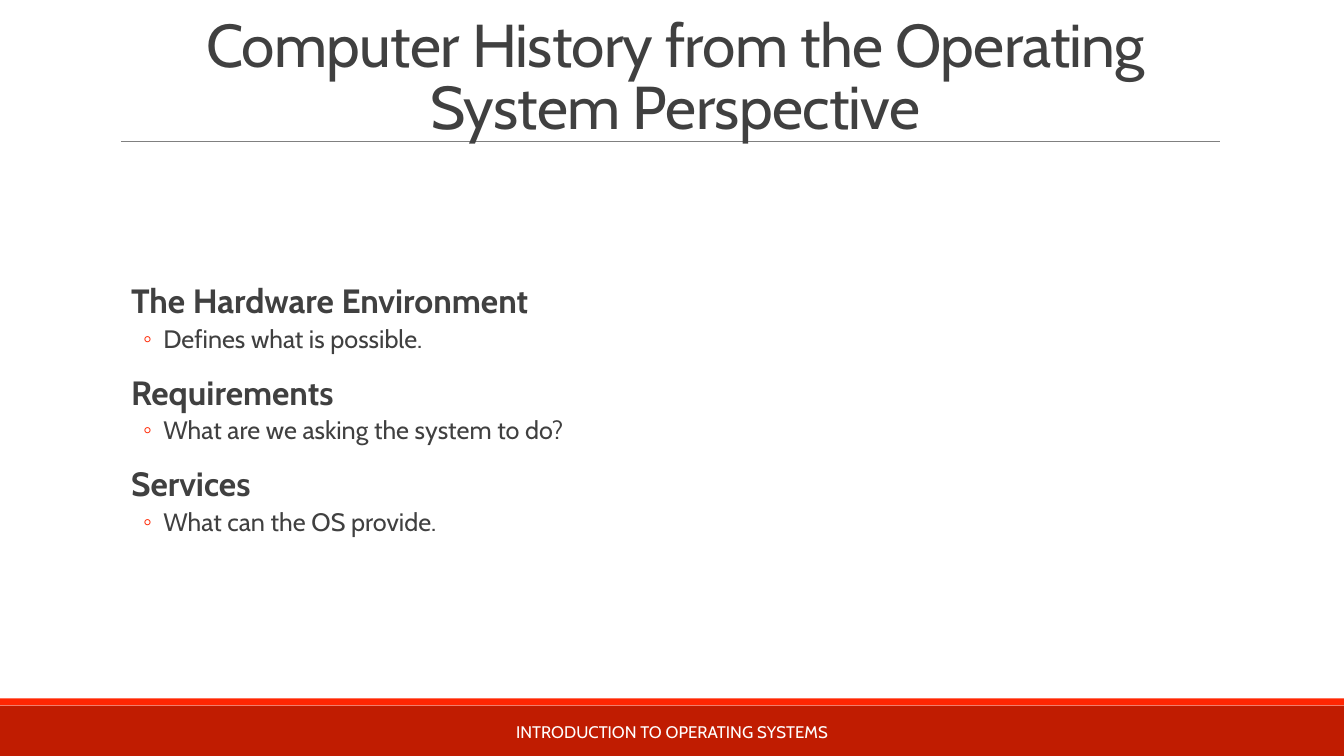
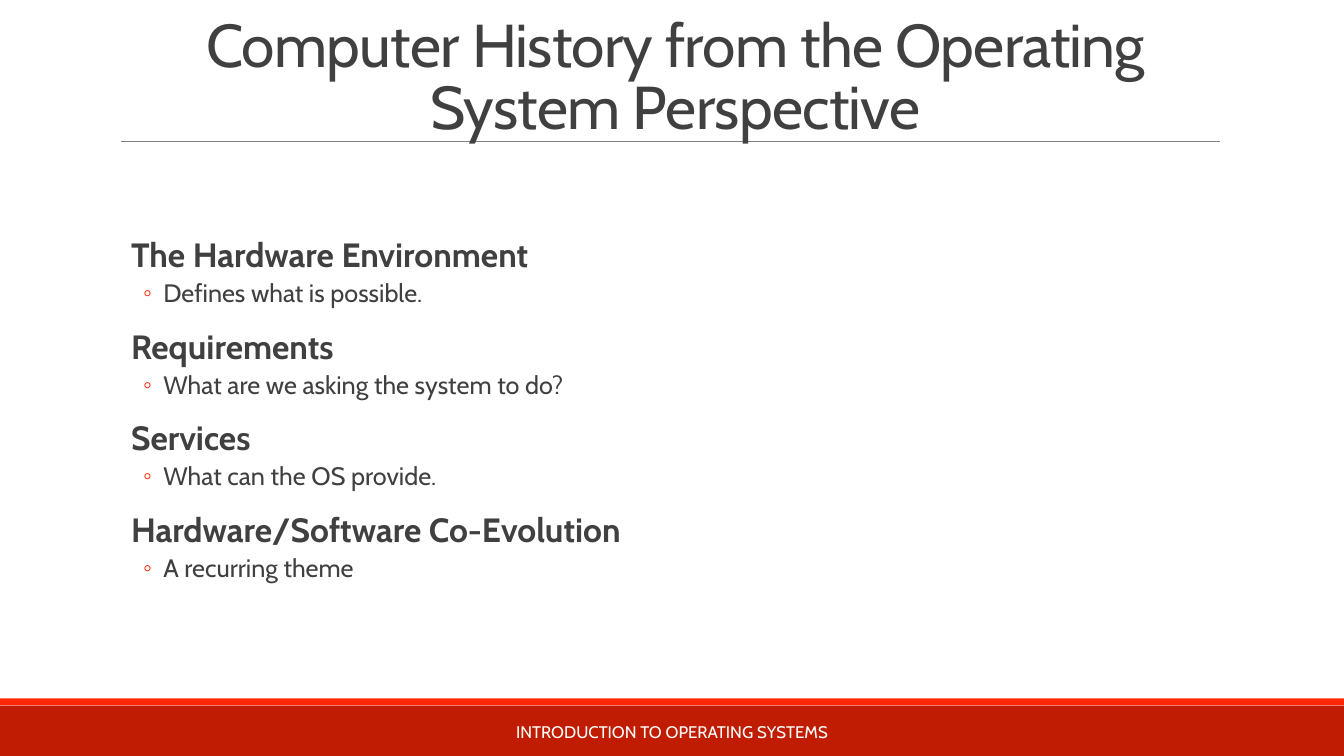
Before and after one commit to teachbsd/course, a slide deck: slide 30 of undergraduate/lectures/introduction.pptx (slide 29 before the commit). Drawn at 1344x756 pixels with LibreOffice and Linux fonts; fonts in the diff are those of the drawing; background and template pictures are left out. Boxes give left, top, right and bottom in pixels: in the first picture for what was removed or moved away, otherwise in the second. Text is boxed around its words. In the diff, an @@ line names an element or a change of style, - is before the commit and + after.

```diff
--- a/undergraduate/lectures/introduction.pptx
+++ b/undergraduate/lectures/introduction.pptx
@@ text at (131,517,621,583): paragraphs added @@
+  Hardware/Software Co-Evolution
+  ◦ A recurring theme
```
Also in this commit, not shown: 9 other slides changed, 2 slides added, 1 slide removed.
